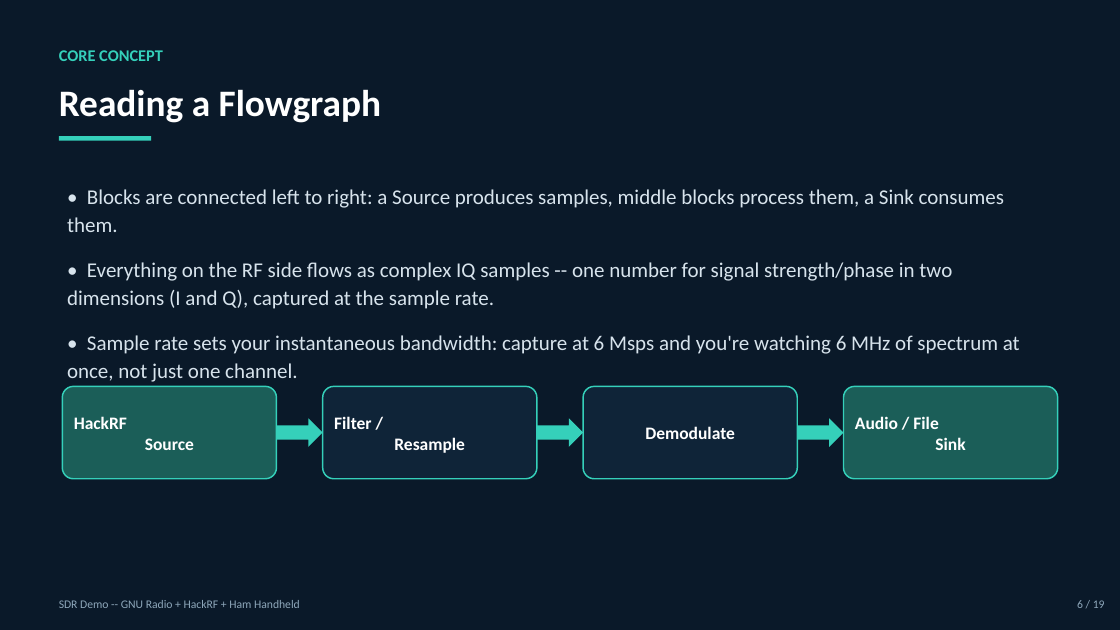
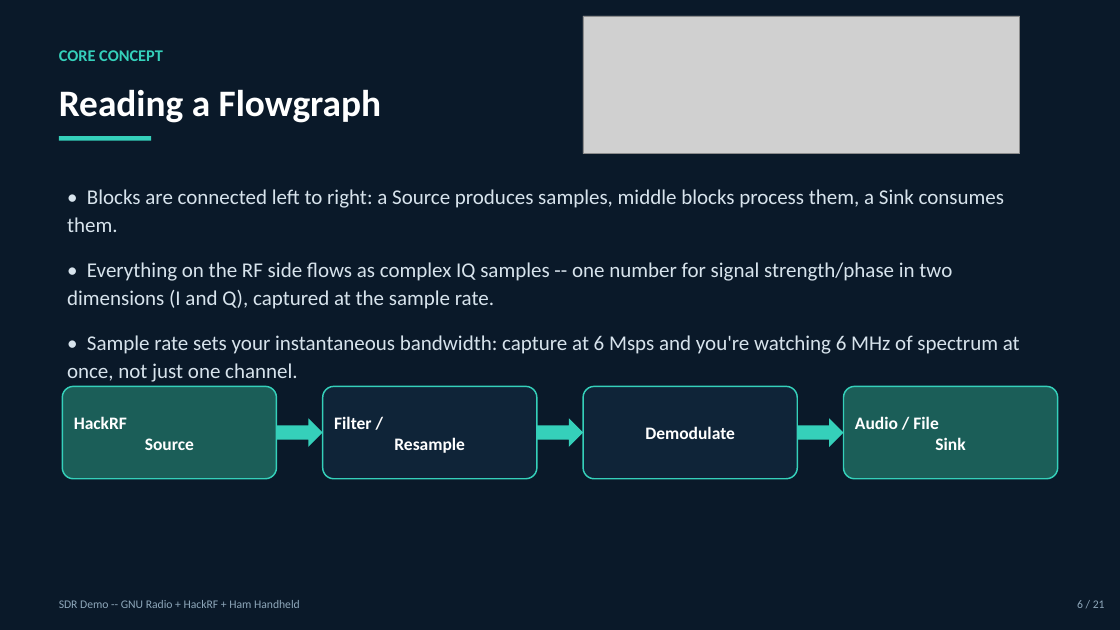
Before and after one commit to W5TSU/SDR-Demo, a slide deck: slide 7 of slides/SDR_Demo.pptx. Drawn at 1120x630 pixels with LibreOffice and Linux fonts; fonts in the diff are those of the drawing; grey boxes stand for pictures. Boxes give left, top, right and bottom in pixels: in the first picture for what was removed or moved away, otherwise in the second. Text is boxed around its words. In the diff, an @@ line names an element or a change of style, - is before the commit and + after.

```diff
--- a/slides/SDR_Demo.pptx
+++ b/slides/SDR_Demo.pptx
@@ picture added at [583,16,1020,154] @@
@@ text at [1077,600,1105,608]: text changed @@
-6 / 19
+6 / 21
```
Also in this commit, not shown: 16 other slides changed, 2 slides added, 5 other files.
